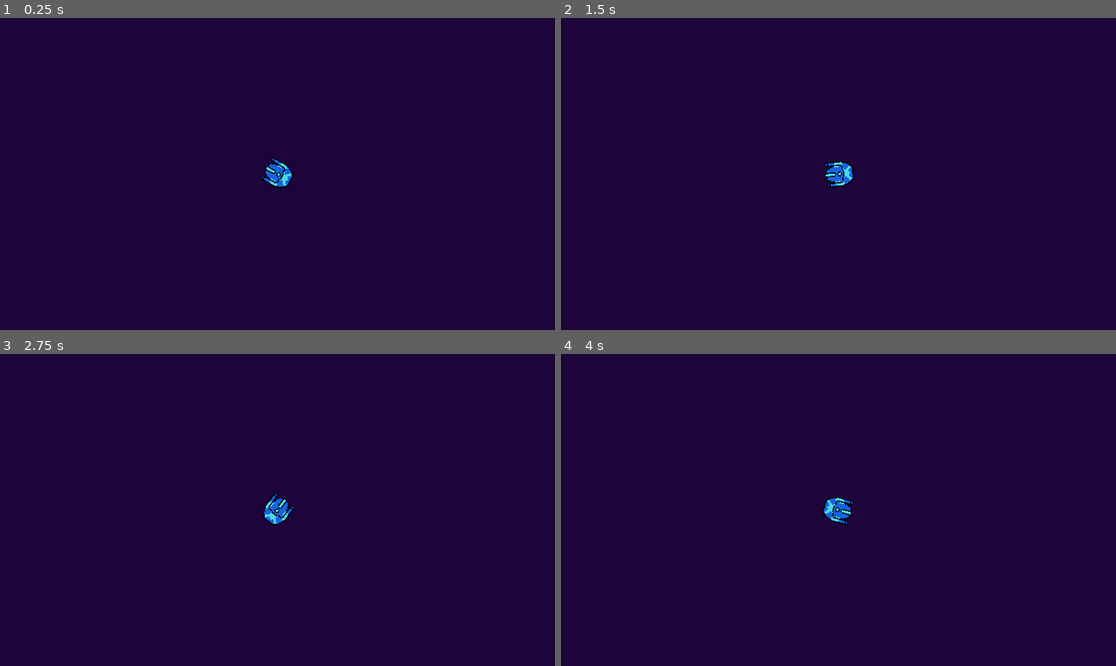
Above: before the commit, frames 1-4 (two rows, left to right).
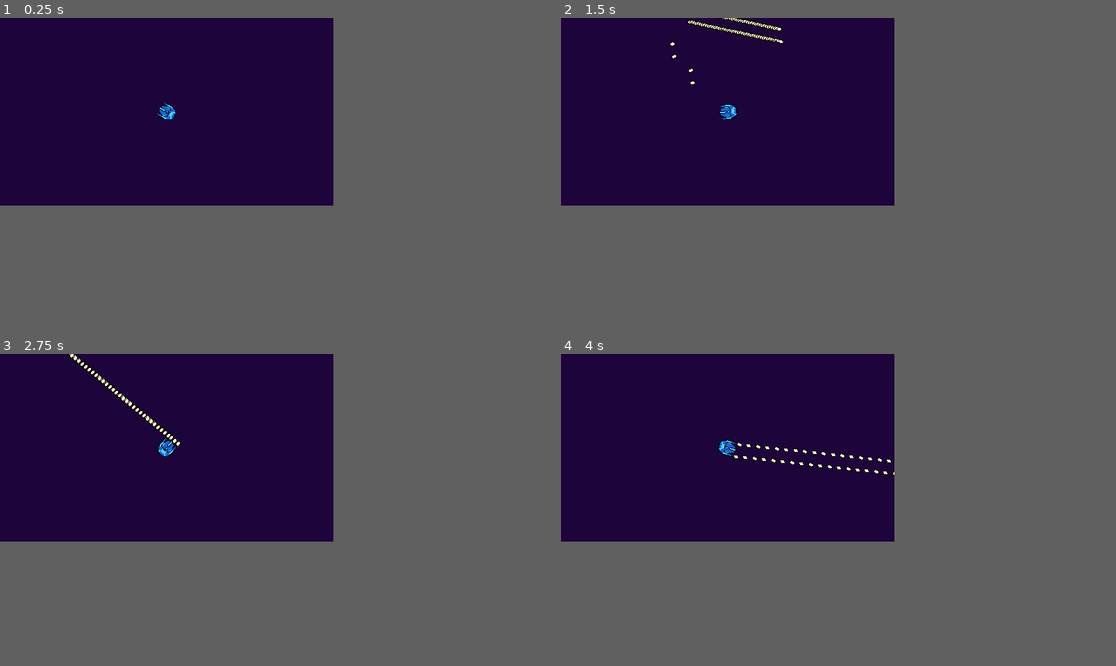
Above: after the commit, the same moments.

Repository: PKGaspi/Mega-Man-Space-2
Game: Godot game, scene res://main.tscn
The game is run twice, just before and just after one commit, with the same random seed, the same clock (stepped at 60 frames per second) and the same inputs.
Inputs (mouse positions are in pixels of both pictures, inside the frame that each line leads up to):
- Up to frame 1 (0.25 s): no input
- Up to frame 2 (1.5 s): tap Enter at 0.5 s; move the mouse to (960, 158) at 0.52 s; hold D (move_right) 0.53-1.28 s; hold Right mouse button (auto_shoot, bound only after the commit) 0.53-1.28 s; click (960, 158) at 0.8 s; move the mouse to (727, 189) at 1.27 s; hold S (move_down) from 1.28 s (still down); click (727, 189) at 1.35 s
- Up to frame 3 (2.75 s): right-click (166, 525) at 1.55 s; move the mouse to (333, 441) at 2.02 s; release S (move_down) at 2.03 s; hold D (move_right) from 2.03 s (still down); hold Right mouse button (auto_shoot, bound only after the commit) from 2.03 s (still down); click (333, 441) at 2.3 s
- Up to frame 4 (4 s): tap Space at 2.75 s; move the mouse to (810, 572) at 2.77 s; release D (move_right) at 2.78 s; release Right mouse button (auto_shoot, bound only after the commit) at 2.78 s; hold W (move_up) 2.78-3.53 s; click (810, 572) at 2.85 s; right-click (810, 572) at 3.05 s; move the mouse to (1005, 556) at 3.52 s; hold A (move_left) from 3.53 s (still down); hold Right mouse button (auto_shoot, bound only after the commit) from 3.53 s (still down); click (1005, 556) at 3.8 s
In our replay, the window is 799x449 before the commit and 480x270 after it. These sizes can differ from the game's own. Grey fills any space a smaller window leaves; there, only what the larger window draws over its background counts as a difference.

The runs differ from the first frame. In frame 1, 0.5% of the frame differs, in the area x 28-53%, y 26-55%; in frame 2, 0.9%, in the area x 19-53%, y 0-55%; in frame 3, 0.9%; in frame 4, 0.8%.

Commit message:
Added bullets (lemons). Fixed low resolution when rotating sprites.

Diff:
--- /dev/null
+++ b/lemon.gd
@@ -0,0 +1,21 @@
+extends KinematicBody2D
+
+const MOTION_SPEED = 320 # Pixels/second.
+
+func _ready():
+	add_collision_exception_with(self)
+	get_node("VisibilityNotifier2D").connect("screen_exited", self, "_on_screen_exited")
+
+func _on_screen_exited():
+	# Destroy itself if it has exited the screen.
+	queue_free()
+
+
+func _physics_process(delta):
+	var motion = Vector2(cos(rotation), sin(rotation)) * MOTION_SPEED
+	move_and_slide(motion)
+
+	if get_slide_count() != 0:
+		# TODO: take damage on the collided node.
+		# Destroy itself if it has exited the screen.
+		queue_free()
--- /dev/null
+++ b/lemon.tscn
@@ -0,0 +1,21 @@
+[gd_scene load_steps=4 format=2]
+
+[ext_resource path="res://lemon.gd" type="Script" id=1]
+[ext_resource path="res://lemon.png" type="Texture" id=2]
+
+[sub_resource type="RectangleShape2D" id=1]
+extents = Vector2( 3, 4 )
+
+[node name="lemon" type="KinematicBody2D"]
+collision_mask = 2
+script = ExtResource( 1 )
+
+[node name="Sprite" type="Sprite" parent="."]
+texture = ExtResource( 2 )
+
+[node name="CollisionShape2D" type="CollisionShape2D" parent="."]
+shape = SubResource( 1 )
+
+[node name="VisibilityNotifier2D" type="VisibilityNotifier2D" parent="."]
+position = Vector2( 0, -2.38419e-007 )
+scale = Vector2( 0.3, 0.4 )
--- a/main.tscn
+++ b/main.tscn
@@ -11,8 +11,8 @@
 [node name="Sprite" type="Sprite" parent="ParallaxBackground"]
 
 [node name="ColorRect" type="ColorRect" parent="ParallaxBackground"]
-margin_left = -2048.0
+margin_left = -2047.3
 margin_top = -2048.0
-margin_right = 2048.0
+margin_right = 2048.7
 margin_bottom = 2048.0
 color = Color( 0.117647, 0.0196078, 0.231373, 1 )
--- a/megaship.gd
+++ b/megaship.gd
@@ -1,19 +1,11 @@
 extends KinematicBody2D
 
-# Declare member variables here. Examples:
-# var a = 2
-# var b = "text"
+# Constants.
+const MOTION_SPEED = 500 # Pixels/second.
+const CANNON_LEFT_POS = Vector2(15, 9)
+const CANNON_RIGHT_POS = Vector2(15, -9)
 
-# Called when the node enters the scene tree for the first time.
-#func _ready():
-#	pass # Replace with function body.
-
-# Called every frame. 'delta' is the elapsed time since the previous frame.
-#func _process(delta):
-#	pass
-const MOTION_SPEED = 160 # Pixels/second
-
-onready var camera = get_node("Camera2D")
+const LEMON = preload("res://lemon.tscn")
 
 func _physics_process(_delta):
 	# Movement.
@@ -31,6 +23,26 @@
 	motion = motion.normalized() * MOTION_SPEED
 	move_and_slide(motion)
 
-	# Direction.
+func _process(delta):
+	# Calculate direction to look at the mouse.
 	var mouse_pos = get_global_mouse_position()
-	rotation = (mouse_pos - global_position).rotated(deg2rad(90)).angle()
+	rotation = mouse_pos.angle_to_point(global_position)
+
+	if Input.is_action_just_pressed("shoot"):
+		fire()
+	if Input.is_action_pressed("auto_shoot"):
+		fire()
+
+func fire():
+	# Fire left lemon.
+	var lem_l = LEMON.instance()
+	lem_l.add_collision_exception_with(self)
+	lem_l.rotation = rotation
+	lem_l.global_position = global_position + CANNON_LEFT_POS.rotated(rotation)
+	get_parent().add_child(lem_l)
+
+	var lem_r = LEMON.instance()
+	lem_r.add_collision_exception_with(self)
+	lem_r.rotation = rotation
+	lem_r.global_position = global_position + CANNON_RIGHT_POS.rotated(rotation)
+	get_parent().add_child(lem_r)
--- a/project.godot
+++ b/project.godot
@@ -21,10 +21,35 @@
 
 [display]
 
-window/size/width=1920
-window/size/height=1080
+window/size/width=480
+window/size/height=270
+window/size/fullscreen=true
 window/dpi/allow_hidpi=true
-window/stretch/shrink=4.0
+window/stretch/mode="2d"
+window/stretch/aspect="keep"
+
+[importer_defaults]
+
+texture={
+"compress/bptc_ldr": 0,
+"compress/hdr_mode": 0,
+"compress/lossy_quality": 0.7,
+"compress/mode": 0,
+"compress/normal_map": 0,
+"detect_3d": true,
+"flags/anisotropic": false,
+"flags/filter": false,
+"flags/mipmaps": false,
+"flags/repeat": 0,
+"flags/srgb": 2,
+"process/HDR_as_SRGB": false,
+"process/fix_alpha_border": true,
+"process/invert_color": false,
+"process/premult_alpha": false,
+"size_limit": 0,
+"stream": false,
+"svg/scale": 1.0
+}
 
 [input]
 
@@ -48,7 +73,19 @@
 "events": [ Object(InputEventKey,"resource_local_to_scene":false,"resource_name":"","device":0,"alt":false,"shift":false,"control":false,"meta":false,"command":false,"pressed":false,"scancode":68,"unicode":0,"echo":false,"script":null)
  ]
 }
+shoot={
+"deadzone": 0.5,
+"events": [ Object(InputEventMouseButton,"resource_local_to_scene":false,"resource_name":"","device":0,"alt":false,"shift":false,"control":false,"meta":false,"command":false,"button_mask":0,"position":Vector2( 0, 0 ),"global_position":Vector2( 0, 0 ),"factor":1.0,"button_index":1,"pressed":false,"doubleclick":false,"script":null)
+ ]
+}
+auto_shoot={
+"deadzone": 0.5,
+"events": [ Object(InputEventMouseButton,"resource_local_to_scene":false,"resource_name":"","device":0,"alt":false,"shift":false,"control":false,"meta":false,"command":false,"button_mask":0,"position":Vector2( 0, 0 ),"global_position":Vector2( 0, 0 ),"factor":1.0,"button_index":2,"pressed":false,"doubleclick":false,"script":null)
+ ]
+}
 
 [rendering]
 
+quality/2d/use_pixel_snap=true
+quality/subsurface_scattering/scale=1
 environment/default_environment="res://default_env.tres"
Binary file added: lemon.png
Not shown, added: lemon.png.import
Binary file changed: megaship.png
